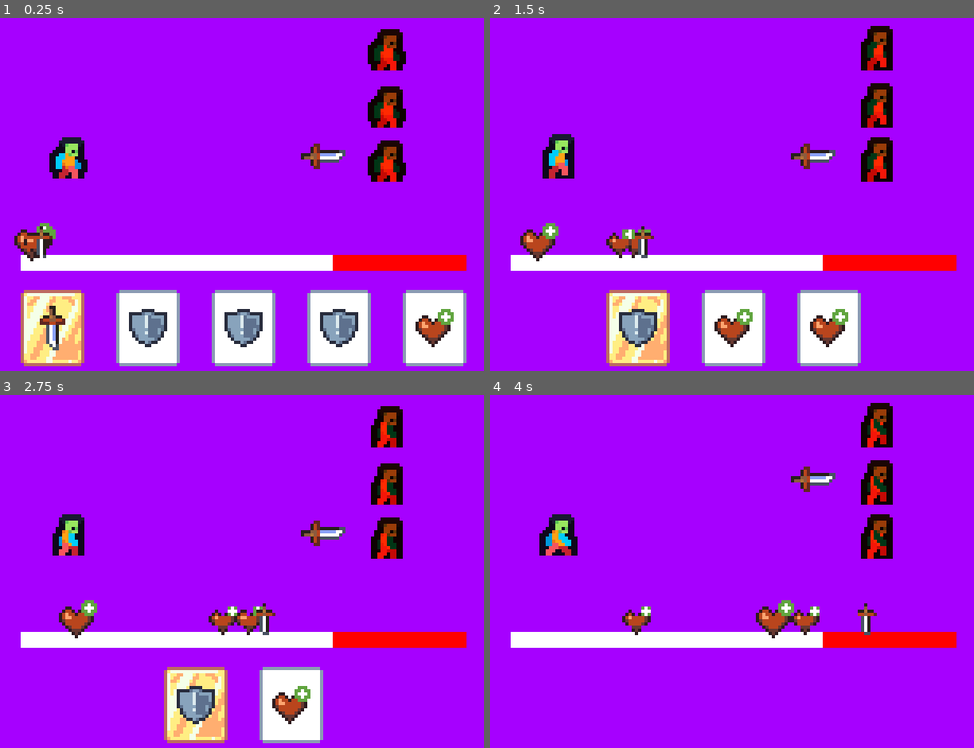
Above: before the commit, frames 1-4 (two rows, left to right).
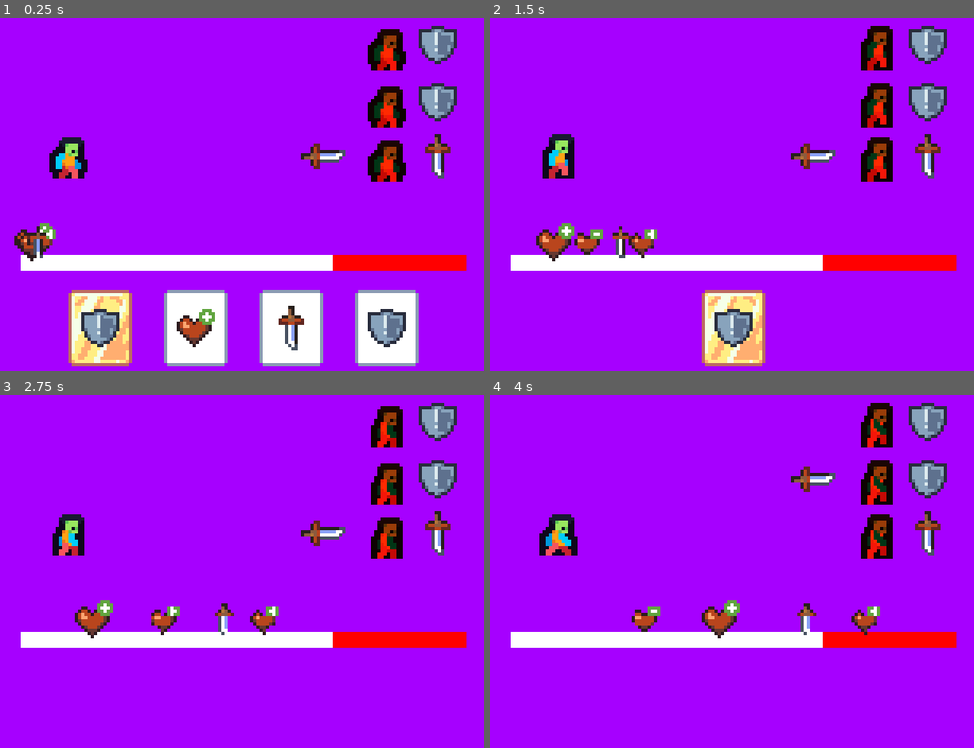
Above: after the commit, the same moments.

Repository: JohnathanRH/GBJAM
Game: Godot game, scene res://screens/main_game.tscn
The game is run twice, just before and just after one commit, with the same random seed, the same clock (stepped at 60 frames per second) and the same inputs.
Inputs:
- Up to frame 1 (0.25 s): no input
- Up to frame 2 (1.5 s): tap Enter (A) at 0.5, 1.35 s; hold D (pad_right) 0.53-1.28 s; hold Enter (A) 0.53-1.28 s; hold S (pad_down) from 1.28 s (still down)
- Up to frame 3 (2.75 s): release S (pad_down) at 2.03 s; hold D (pad_right) from 2.03 s (still down); hold Enter (A) from 2.03 s (still down)
- Up to frame 4 (4 s): release D (pad_right) at 2.78 s; release Enter (A) at 2.78 s; hold W (pad_up) 2.78-3.53 s; tap Enter (A) at 2.85 s; hold A (pad_left) from 3.53 s (still down); hold Enter (A) from 3.53 s (still down)

The runs differ from the first frame. In frame 1, 19% of the frame differs, in the area x 3-97%, y 2-99%; in frame 2, 11%; in frame 3, 9.1%; in frame 4, 3.6%.

Commit message:
card shuffle system

Diff:
--- a/wild-west/entities/enemy/enemy.gd
+++ b/wild-west/entities/enemy/enemy.gd
@@ -18,10 +18,12 @@
 		current_intent.ChangeBehaviour.emit(current_intent, selected_intent.name)
 	else:
 		$BehaviourMan.start_with(selected_intent)
+	select_random_bullet()
 
 func select_random_bullet() -> void:
 	var intents = $BehaviourMan.get_children()
 	selected_intent = intents.pick_random()
+	$IntentIcon.texture = selected_intent.icon
 
 func death() -> void:
 	pass
--- a/wild-west/entities/enemy/enemy.tscn
+++ b/wild-west/entities/enemy/enemy.tscn
@@ -80,6 +80,10 @@
 rotation = -1.5707964
 texture = ExtResource("3_3fvr7")
 
+[node name="IntentIcon" type="Sprite2D" parent="." unique_id=1155827860]
+position = Vector2(16, 0)
+texture = ExtResource("3_3fvr7")
+
 [node name="BehaviourMan" type="Node2D" parent="." unique_id=1968304472]
 script = ExtResource("4_dt443")
 metadata/_custom_type_script = "uid://barqiyliqhwqb"
--- a/wild-west/entities/player/bullet_pick_control.gd
+++ b/wild-west/entities/player/bullet_pick_control.gd
@@ -12,21 +12,23 @@
 	player.selected_bullet = container.select(0)
 
 func _unhandled_input(event: InputEvent) -> void:
-	if event.is_action_pressed("pad_left"):
-		pointer -= 1
-		player.selected_bullet = container.select(pointer)
+	if container.get_child_count() != 0:
+		if event.is_action_pressed("pad_left"):
+			pointer -= 1
+			player.selected_bullet = container.select(pointer)
 
-	if event.is_action_pressed("pad_right"):
-		pointer += 1
-		player.selected_bullet = container.select(pointer)
+		if event.is_action_pressed("pad_right"):
+			pointer += 1
+			player.selected_bullet = container.select(pointer)
 
-	if event.is_action_pressed("A") and container.get_child_count() != 0:
-		for enemy in player.selected_targets:
-			player.selected_bullet.manual_fire(enemy)
-		container.remove_child(container.selected_button)
-		pointer -= 1
-		if container.get_child_count() != 0:
-			player.selected_bullet = container.select(pointer)
+		if event.is_action_pressed("A"):
+			for enemy in player.selected_targets:
+				player.selected_bullet.manual_fire(enemy)
+			container.discard_bullet(container.selected_button.bullet)
+			container.remove_child(container.selected_button)
+			pointer -= 1
+			if container.get_child_count() != 0:
+				player.selected_bullet = container.select(pointer)
 
 func set_pointer(value: int) -> void:
 	#print(pointer, " ", container.get_child_count(), " ", pointer >= container.get_child_count())
--- a/wild-west/entities/player/default.tres
+++ b/wild-west/entities/player/default.tres
@@ -11,6 +11,7 @@
 script = ExtResource("5_pss8w")
 bullets = Array[ExtResource("1_dep3k")]([ExtResource("3_haitf"), ExtResource("2_4rtdq"), ExtResource("2_4rtdq"), ExtResource("2_4rtdq"), ExtResource("4_4rtdq"), ExtResource("4_4rtdq")])
 hp = 10.0
+gauge_duration = 6.0
 safe_segment = 0.7
 gauge_icon = ExtResource("4_c11tb")
 metadata/_custom_type_script = "uid://dwfgbovhpre8f"
--- a/wild-west/entities/player/player.gd
+++ b/wild-west/entities/player/player.gd
@@ -15,6 +15,9 @@
 	for bullet_btn: BulletButton in bullet_container.get_children():
 		for target in selected_targets:
 			bullet_btn.bullet.fire(target)
+		bullet_container.discard_bullet(bullet_btn.bullet)
+		bullet_container.remove_child(bullet_btn)
+	bullet_container.draw_hand()
 
 
 func set_selected_bullet(bullet: BulletResource) -> void:
--- a/wild-west/props/bullet_container/bullets_container.gd
+++ b/wild-west/props/bullet_container/bullets_container.gd
@@ -1,16 +1,18 @@
 extends HBoxContainer
 class_name BulletsContainer
 
+@export var hand_count: int = 4
+@onready var player: Player = get_tree().get_first_node_in_group("player")
+
 var button_scn = preload("res://props/bullet_button/bullet_button.tscn")
-@onready var player: Player = get_tree().get_first_node_in_group("player")
 var selected_button: BulletButton
+var draw_pile: Array[BulletResource]
+var discard_pile: Array[BulletResource]
 
 func _ready() -> void:
-	for bullet in player.bullets:
-		var button: BulletButton = button_scn.instantiate()
-		button.bullet = bullet
-		button.set_icon(bullet.icon)
-		add_child(button)
+	draw_pile = player.bullets
+	player.damage_received.connect(draw_hand)
+	draw_hand()
 
 func select(index: int) -> BulletResource:
 	if selected_button:
@@ -20,3 +22,22 @@
 	selected_button.selected()
 	#print(selected_button)
 	return selected_button.bullet
+
+func draw_hand() -> void:
+	var amount = hand_count - get_child_count()
+	if draw_pile.size() <= hand_count:
+		draw_pile.append_array(discard_pile)
+		discard_pile.clear()
+
+	for i in amount:
+		var button: BulletButton = button_scn.instantiate()
+		var random_i = randi_range(0, draw_pile.size()-1)
+		var bullet: BulletResource = draw_pile[random_i]
+		draw_pile.pop_at(random_i)
+
+		button.bullet = bullet
+		button.set_icon(bullet.icon)
+		add_child(button)
+
+func discard_bullet(bullet: BulletResource):
+	discard_pile.push_back(bullet)
--- a/wild-west/props/bullets/slow_gauge/slow_gauge_scene.gd
+++ b/wild-west/props/bullets/slow_gauge/slow_gauge_scene.gd
@@ -1,12 +1,9 @@
 extends StatusEffect
-
-var tween: Tween
 
 func _ready() -> void:
 	super._ready()
 	entity.set_fill_speed.emit(potency)
 
 func reverse_effect() -> void:
-	#if tween == entity.gauge_tween:
 	entity.set_fill_speed.emit(1.0)
 	queue_free()
--- a/wild-west/props/intents/damage/light_damage.tscn
+++ b/wild-west/props/intents/damage/light_damage.tscn
@@ -1,8 +1,10 @@
 [gd_scene format=3 uid="uid://82xv5ya3eubr"]
 
 [ext_resource type="Script" uid="uid://de8y3dgkacd5c" path="res://props/intents/damage/damage_intent.gd" id="1_2clb0"]
+[ext_resource type="Texture2D" uid="uid://c4nquys7l0ukl" path="res://assets/TESTONLY/symbol_slash.png" id="2_6ejfo"]
 
 [node name="LightDamage" type="Node" unique_id=2112341509]
 script = ExtResource("1_2clb0")
 damage = 2.0
+icon = ExtResource("2_6ejfo")
 metadata/_custom_type_script = "uid://de8y3dgkacd5c"
--- /dev/null
+++ b/wild-west/props/intents/slow/little.tscn
@@ -0,0 +1,11 @@
+[gd_scene format=3 uid="uid://b283ihsivierj"]
+
+[ext_resource type="Script" uid="uid://bq0b5sv8qql0r" path="res://props/intents/slow/slow_intent.gd" id="1_0eb45"]
+[ext_resource type="Texture2D" uid="uid://ddn28wfqkanms" path="res://assets/TESTONLY/symbol_shield.png" id="2_ux6b3"]
+
+[node name="Little" type="Node" unique_id=1874534237]
+script = ExtResource("1_0eb45")
+speed_scale = 0.6
+duration = 3.0
+icon = ExtResource("2_ux6b3")
+metadata/_custom_type_script = "uid://bq0b5sv8qql0r"
--- /dev/null
+++ b/wild-west/props/intents/slow/slow_intent.gd
@@ -0,0 +1,12 @@
+extends Intent
+class_name SlowIntent
+
+@export var speed_scale: float
+@export var duration: float
+var slow_scn = preload("res://props/bullets/slow_gauge/slow_gauge_scene.tscn")
+
+func Enter() -> void:
+	var slow_effect: StatusEffect = slow_scn.instantiate()
+	slow_effect.potency = speed_scale
+	slow_effect.add_duration(duration)
+	player.add_child(slow_effect)
--- a/wild-west/screens/main_game.tscn
+++ b/wild-west/screens/main_game.tscn
@@ -3,6 +3,7 @@
 [ext_resource type="PackedScene" uid="uid://d38lxq2d0n56j" path="res://entities/player/player.tscn" id="1_hs5nc"]
 [ext_resource type="PackedScene" uid="uid://dl5grlf6nqrtr" path="res://common/gauge_bar/gauge_bar.tscn" id="2_hs5nc"]
 [ext_resource type="PackedScene" uid="uid://dnmrl758eac4u" path="res://entities/enemy/enemy.tscn" id="2_phyky"]
+[ext_resource type="PackedScene" uid="uid://b283ihsivierj" path="res://props/intents/slow/little.tscn" id="6_cuh3k"]
 [ext_resource type="PackedScene" uid="uid://cqqof33xxdhtc" path="res://props/bullet_container/bullets_container.tscn" id="7_bq5v2"]
 [ext_resource type="Texture2D" uid="uid://cjcl2srddwsmg" path="res://assets/TESTONLY/symbol_heal.png" id="8_pys20"]
 [ext_resource type="Texture2D" uid="uid://gm4ycwjyvw54" path="res://assets/TESTONLY/2DPCT_Walk.png" id="8_q5ngc"]
@@ -15,16 +16,16 @@
 script = ExtResource("10_auhgc")
 intents = Array[PackedScene]([ExtResource("9_q5ngc")])
 hp = 10.0
-gauge_duration = 8.0
+gauge_duration = 9.0
 safe_segment = 0.7
 gauge_icon = ExtResource("8_pys20")
 metadata/_custom_type_script = "uid://dh7bfboklvbvo"
 
 [sub_resource type="Resource" id="Resource_7ms6v"]
 script = ExtResource("10_auhgc")
-intents = Array[PackedScene]([ExtResource("9_q5ngc")])
+intents = Array[PackedScene]([ExtResource("9_q5ngc"), ExtResource("6_cuh3k")])
 hp = 10.0
-gauge_duration = 5.3
+gauge_duration = 8.5
 safe_segment = 0.7
 gauge_icon = ExtResource("8_pys20")
 metadata/_custom_type_script = "uid://dh7bfboklvbvo"
@@ -95,9 +96,8 @@
 
 [sub_resource type="Resource" id="Resource_pys20"]
 script = ExtResource("10_auhgc")
-intents = Array[PackedScene]([ExtResource("9_q5ngc")])
+intents = Array[PackedScene]([ExtResource("9_q5ngc"), ExtResource("6_cuh3k")])
 hp = 10.0
-gauge_duration = 6.0
 safe_segment = 0.7
 gauge_icon = ExtResource("8_pys20")
 metadata/_custom_type_script = "uid://dh7bfboklvbvo"
Not shown, added: wild-west/props/intents/slow/slow_intent.gd.uid
